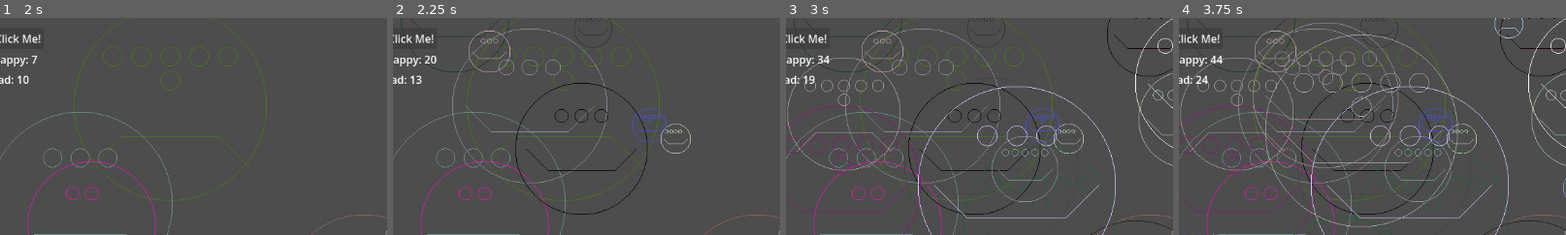
Above: before the commit, frames 1-4 (left to right).
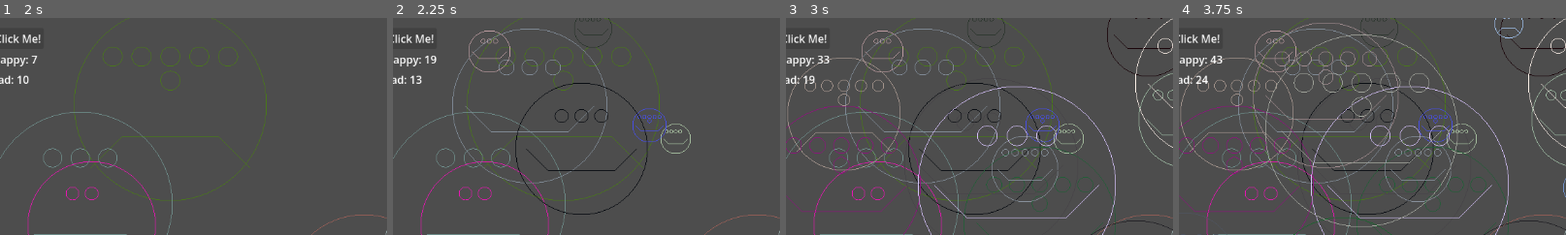
Above: after the commit, the same moments.

Repository: ABermo/cc26_lab_test
Game: Godot game, scene res://happy_sad.tscn
The game is run twice, just before and just after one commit, with the same random seed, the same clock (stepped at 60 frames per second) and the same inputs.
Inputs:
- Up to frame 1 (2 s): click "Click Me!" at 0.5 s; click "Click Me!" at 1.25 s
- Up to frame 2 (2.25 s): click "Click Me!" at 2 s
- Up to frame 3 (3 s): tap Enter at 2.75 s
- Up to frame 4 (3.75 s): tap Space at 3.5 s
The pictures show only the part of the screen within x 3-53%, y 0-50%; the shares and areas given below are measured in that part.

Frame 1 is identical in both runs. In frame 2, 0.2% of the frame differs, in the area x 2-31%, y 0-25%; in frame 3, 0.2%; in frame 4, 0.2%.
Error after the commit: Invalid access to property or key 'position' on a base object of type 'InputEventKey'. (res://faces.gd:102)

Commit message:
Added 'Destroyer', moving your mouse over a face destroys it

Diff:
--- a/faces.gd
+++ b/faces.gd
@@ -92,3 +92,33 @@
 			draw_circle(Vector2(x, y - r/4.0), r*0.1, color, false)
 	$Happy.text = str('Happy: ', happy)
 	$Sad.text = str('Sad: ', sad)
+
+func _input(event: InputEvent) -> void:
+	destroy(event)
+
+
+
+func destroy(event):
+	var x = event.position.x
+	var y = event.position.y
+
+	var face = 0
+	while face < len(x_loc):
+		var gap = distance(x,y,x_loc[face],y_loc[face])
+
+		if gap < r_past[face]:
+			x_loc.pop_at(face)
+			y_loc.pop_at(face)
+			r_past.pop_at(face)
+			eyes_past.pop_at(face)
+			emotion_past.pop_at(face)
+			color_past.pop_at(face)
+
+			queue_redraw()
+
+		face += 1
+
+func distance(x1,y1,x2,y2):
+	var x = abs(x1 - x2)
+	var y = abs(y1 - y2)
+	return (x**2 + y**2)**0.5
